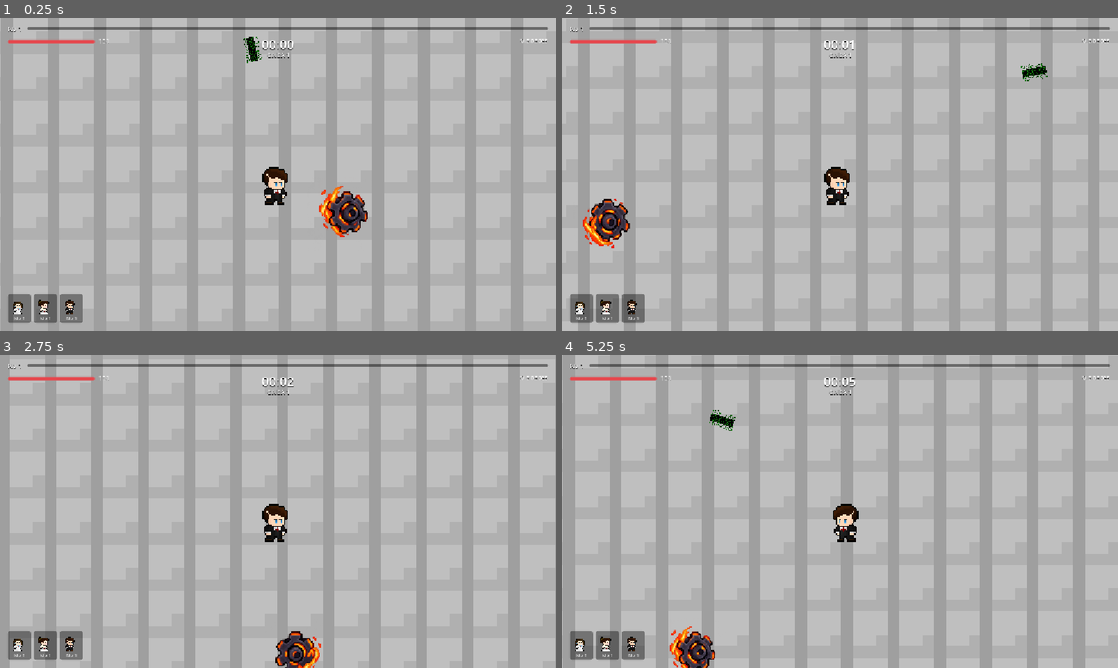
Above: before the commit, frames 1-4 (two rows, left to right).
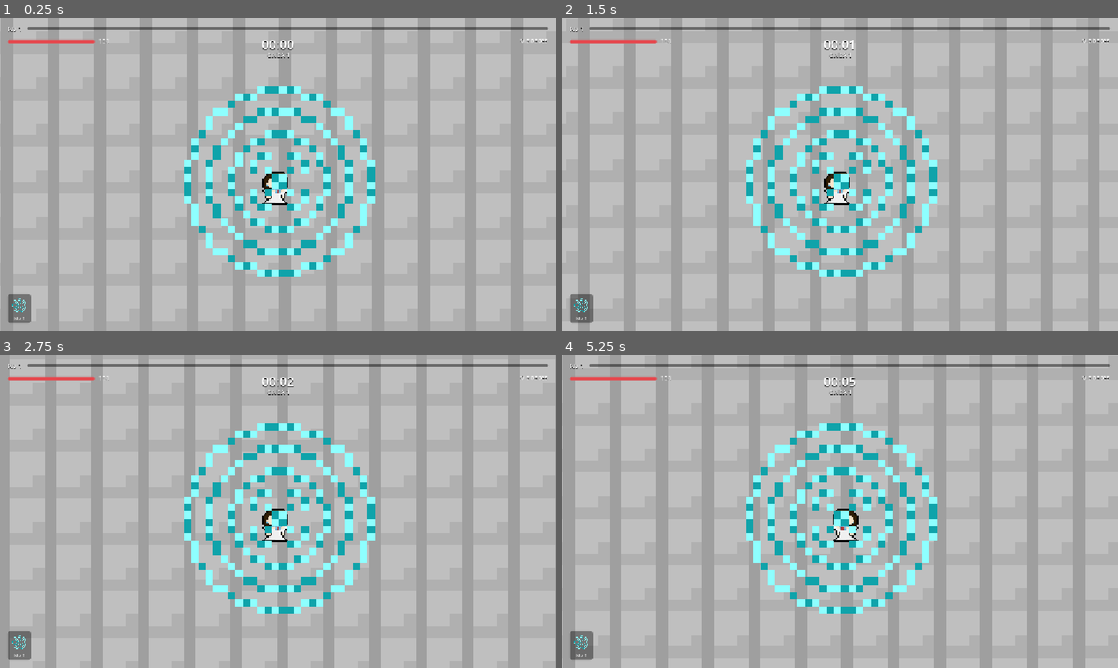
Above: after the commit, the same moments.

Repository: leolilaia/GuerraTecnologica
Game: Godot game, scene res://scenes/main/main_arena.tscn
Two runs of this game, one before a commit and one after it. Both use one fixed random seed, a clock stepped at 60 frames per second and the inputs below.
Inputs (mouse positions are in pixels of both pictures, inside the frame that each line leads up to):
- Up to frame 1 (0.25 s): no input
- Up to frame 2 (1.5 s): move the mouse to (962, 158) at 0.52 s; hold D (move_right) 0.53-1.28 s; click (962, 158) at 0.67 s; move the mouse to (728, 190) at 1.27 s; hold S (move_down) from 1.28 s (still down)
- Up to frame 3 (2.75 s): move the mouse to (333, 442) at 2.02 s; release S (move_down) at 2.03 s; hold D (move_right) from 2.03 s (still down)
- Up to frame 4 (5.25 s): move the mouse to (812, 574) at 2.77 s; release D (move_right) at 2.78 s; hold W (move_up) 2.78-3.53 s; click (812, 574) at 2.92 s; move the mouse to (1006, 558) at 3.52 s; hold A (move_left) 3.53-5.03 s; move the mouse to (673, 464) at 4.27 s; move the mouse to (867, 511) at 5.02 s; hold S (move_down) from 5.03 s (still down); click (867, 511) at 5.17 s

The runs differ from the first frame. In frame 1, 7.6% of the frame differs, in the area x 2-68%, y 6-98%; in frame 2, 7.8%, in the area x 2-88%, y 14-98%; in frame 3, 7.5%; in frame 4, 7.7%.

Commit message:
Adiciona personagens com arma base e PlayerSpawner
Cada personagem (Alan Turing, Ada Lovelace, Hedy Lamarr) vira um CharacterData
com sprite e arma inicial. A arena cria o player pelo PlayerSpawner, que recebe
o personagem. Remove as armas fixas do player e move os ícones para as cenas
de cada arma. Inclui a reorganização dos sprites de ataque em Weapons/.

Diff:
--- /dev/null
+++ b/resources/characters/ada_lovelace.tres
@@ -0,0 +1,11 @@
+[gd_resource type="Resource" script_class="CharacterData" format=3]
+
+[ext_resource type="Script" path="res://scripts/characters/character_data.gd" id="1_data"]
+[ext_resource type="Texture2D" uid="uid://dg8mq7nkp8wb1" path="res://assets/sprites/Personagens/AdaLovelace.png" id="2_sprite"]
+[ext_resource type="PackedScene" uid="uid://7726mhl32810" path="res://scenes/weapons/characters/ada_weapon.tscn" id="3_weapon"]
+
+[resource]
+script = ExtResource("1_data")
+display_name = "Ada Lovelace"
+sprite = ExtResource("2_sprite")
+starting_weapon = ExtResource("3_weapon")
--- /dev/null
+++ b/resources/characters/alan_turing.tres
@@ -0,0 +1,11 @@
+[gd_resource type="Resource" script_class="CharacterData" format=3 uid="uid://dqtf5u7tgqllq"]
+
+[ext_resource type="Script" uid="uid://ccndipcruga7d" path="res://scripts/characters/character_data.gd" id="1_data"]
+[ext_resource type="Texture2D" uid="uid://hmakf0u1pfns" path="res://assets/sprites/Personagens/AlanTuring.png" id="2_sprite"]
+[ext_resource type="PackedScene" uid="uid://dcn35offa7fyd" path="res://scenes/weapons/characters/turing_weapon.tscn" id="3_weapon"]
+
+[resource]
+script = ExtResource("1_data")
+display_name = "Alan Turing"
+sprite = ExtResource("2_sprite")
+starting_weapon = ExtResource("3_weapon")
--- /dev/null
+++ b/resources/characters/hedy_lamarr.tres
@@ -0,0 +1,11 @@
+[gd_resource type="Resource" script_class="CharacterData" format=3]
+
+[ext_resource type="Script" path="res://scripts/characters/character_data.gd" id="1_data"]
+[ext_resource type="Texture2D" uid="uid://oj7jvxwhuijh" path="res://assets/sprites/Personagens/HedyLamarr.png" id="2_sprite"]
+[ext_resource type="PackedScene" uid="uid://ch6guehjk5w22" path="res://scenes/weapons/characters/hedy_weapon.tscn" id="3_weapon"]
+
+[resource]
+script = ExtResource("1_data")
+display_name = "Hedy Lamarr"
+sprite = ExtResource("2_sprite")
+starting_weapon = ExtResource("3_weapon")
--- a/scenes/main/main_arena.tscn
+++ b/scenes/main/main_arena.tscn
@@ -3,16 +3,21 @@
 [ext_resource type="PackedScene" uid="uid://bsqp07cqq1mr8" path="res://scenes/world/world_generator.tscn" id="1_ktrib"]
 [ext_resource type="PackedScene" uid="uid://dmcme03bjx7n6" path="res://scenes/player/player.tscn" id="2_igey7"]
 [ext_resource type="PackedScene" uid="uid://1640r0stkje4" path="res://scenes/enemies/enemy_base.tscn" id="3_igey7"]
+[ext_resource type="Resource" path="res://resources/characters/hedy_lamarr.tres" id="4_vy0at"]
 [ext_resource type="PackedScene" path="res://scenes/ui/hud.tscn" id="4_y7d6u"]
 [ext_resource type="Script" uid="uid://dxqgh5bs0d7e8" path="res://scripts/enemies/enemy_spawner.gd" id="5_ai6ef"]
+[ext_resource type="Script" uid="uid://bacbdgilgvb2y" path="res://scripts/player/player_spawner.gd" id="6_spawner"]
 
 [node name="MainArena" type="Node2D" unique_id=2030471012]
 
 [node name="WorldGenerator" parent="." unique_id=764464101 instance=ExtResource("1_ktrib")]
 
-[node name="Player" parent="." unique_id=1957060281 instance=ExtResource("2_igey7")]
+[node name="PlayerSpawner" type="Node2D" parent="." unique_id=1048639801]
+script = ExtResource("6_spawner")
+player_scene = ExtResource("2_igey7")
+character = ExtResource("4_vy0at")
 
-[node name="HUD" parent="." node_paths=PackedStringArray("spawner") instance=ExtResource("4_y7d6u")]
+[node name="HUD" parent="." unique_id=1340031289 node_paths=PackedStringArray("spawner") instance=ExtResource("4_y7d6u")]
 spawner = NodePath("../EnemySpawner")
 
 [node name="EnemySpawner" type="Node2D" parent="." unique_id=1885426375]
--- a/scenes/player/player.tscn
+++ b/scenes/player/player.tscn
@@ -2,9 +2,6 @@
 
 [ext_resource type="Script" uid="uid://b148xflm6jwmu" path="res://scripts/player/player.gd" id="1_qm0ti"]
 [ext_resource type="Texture2D" uid="uid://hmakf0u1pfns" path="res://assets/sprites/Personagens/AlanTuring.png" id="2_fhbv5"]
-[ext_resource type="PackedScene" uid="uid://7726mhl32810" path="res://scenes/weapons/characters/ada_weapon.tscn" id="3_gmlin"]
-[ext_resource type="PackedScene" uid="uid://ch6guehjk5w22" path="res://scenes/weapons/characters/hedy_weapon.tscn" id="3_p47bc"]
-[ext_resource type="PackedScene" uid="uid://dcn35offa7fyd" path="res://scenes/weapons/characters/turing_weapon.tscn" id="4_75vfm"]
 
 [sub_resource type="CapsuleShape2D" id="CapsuleShape2D_tmq5d"]
 radius = 7.0
@@ -25,9 +22,3 @@
 zoom = Vector2(3, 3)
 
 [node name="Weapons" type="Node2D" parent="." unique_id=1650768908]
-
-[node name="HedyWeapon" parent="Weapons" unique_id=1308651868 instance=ExtResource("3_p47bc")]
-
-[node name="AdaWeapon" parent="Weapons" unique_id=1150768907 instance=ExtResource("3_gmlin")]
-
-[node name="TuringWeapon" parent="Weapons" unique_id=1214969652 instance=ExtResource("4_75vfm")]
--- a/scenes/weapons/characters/ada_weapon.tscn
+++ b/scenes/weapons/characters/ada_weapon.tscn
@@ -2,11 +2,11 @@
 
 [ext_resource type="Script" uid="uid://bp7ynevskppff" path="res://scripts/weapons/characters/ada_weapon.gd" id="1_weapon"]
 [ext_resource type="PackedScene" uid="uid://rjkkfg2fmscd" path="res://scenes/weapons/projectiles/projectile.tscn" id="2_projectile"]
-[ext_resource type="Texture2D" uid="uid://dg8mq7nkp8wb1" path="res://assets/sprites/Personagens/AdaLovelace.png" id="9_icon"]
+[ext_resource type="Texture2D" uid="uid://i0y0h1qad4h7" path="res://assets/sprites/Weapons/Feixes.png" id="3_r8b1h"]
 
 [node name="AdaWeapon" type="Node2D" unique_id=749481566]
 script = ExtResource("1_weapon")
+projectile_scene = ExtResource("2_projectile")
 display_name = "Código"
-icon = ExtResource("9_icon")
+icon = ExtResource("3_r8b1h")
 damage_per_level = 5.0
-projectile_scene = ExtResource("2_projectile")
--- a/scenes/weapons/characters/hedy_weapon.tscn
+++ b/scenes/weapons/characters/hedy_weapon.tscn
@@ -1,10 +1,10 @@
 [gd_scene format=3 uid="uid://ch6guehjk5w22"]
 
 [ext_resource type="Script" uid="uid://c5mp7q210powq" path="res://scripts/weapons/characters/hedy_weapon.gd" id="1_hm2p8"]
-[ext_resource type="Texture2D" uid="uid://oj7jvxwhuijh" path="res://assets/sprites/Personagens/HedyLamarr.png" id="9_icon"]
+[ext_resource type="Texture2D" uid="uid://chdl5w47hiqib" path="res://assets/sprites/Weapons/Wifi.png" id="9_icon"]
 
 [sub_resource type="CircleShape2D" id="CircleShape2D_tmq5d"]
-radius = 46.043457
+radius = 72.00694
 
 [node name="HedyWeapon" type="Node2D" unique_id=1308651868]
 script = ExtResource("1_hm2p8")
@@ -19,6 +19,8 @@
 collision_mask = 2
 
 [node name="Sprite2D" type="Sprite2D" parent="Area" unique_id=1531798523]
+scale = Vector2(5.0625, 5.0625)
+texture = ExtResource("9_icon")
 
 [node name="CollisionShape2D" type="CollisionShape2D" parent="Area" unique_id=219137500]
 shape = SubResource("CircleShape2D_tmq5d")
--- a/scenes/weapons/characters/turing_weapon.tscn
+++ b/scenes/weapons/characters/turing_weapon.tscn
@@ -2,7 +2,7 @@
 
 [ext_resource type="Script" uid="uid://d3sb1swin5t36" path="res://scripts/weapons/characters/turing_weapon.gd" id="1_lsxph"]
 [ext_resource type="PackedScene" uid="uid://c0purdd87gl31" path="res://scenes/weapons/projectiles/gear.tscn" id="2_gear"]
-[ext_resource type="Texture2D" uid="uid://hmakf0u1pfns" path="res://assets/sprites/Personagens/AlanTuring.png" id="9_icon"]
+[ext_resource type="Texture2D" uid="uid://dndajmuy6yevx" path="res://assets/icons/weapons/gear.png" id="9_icon"]
 
 [node name="TuringWeapon" type="Node2D" unique_id=1214969652]
 script = ExtResource("1_lsxph")
--- a/scenes/weapons/projectiles/gear.tscn
+++ b/scenes/weapons/projectiles/gear.tscn
@@ -1,7 +1,7 @@
 [gd_scene format=3 uid="uid://c0purdd87gl31"]
 
 [ext_resource type="Script" uid="uid://bivuikjm8qg5q" path="res://scripts/weapons/projectiles/gear.gd" id="1_xvyr2"]
-[ext_resource type="Texture2D" uid="uid://bhclksrnqaj20" path="res://assets/sprites/Ataques/GearAlanTuring.png" id="2_tvvdl"]
+[ext_resource type="Texture2D" uid="uid://bhclksrnqaj20" path="res://assets/sprites/Weapons/Gear.png" id="2_tvvdl"]
 
 [sub_resource type="AtlasTexture" id="AtlasTexture_tvvdl"]
 atlas = ExtResource("2_tvvdl")
--- a/scenes/weapons/projectiles/projectile.tscn
+++ b/scenes/weapons/projectiles/projectile.tscn
@@ -1,7 +1,7 @@
 [gd_scene format=3 uid="uid://rjkkfg2fmscd"]
 
 [ext_resource type="Script" uid="uid://3qahkltdxn3r" path="res://scripts/weapons/projectiles/projectile.gd" id="1_e8efe"]
-[ext_resource type="Texture2D" uid="uid://i0y0h1qad4h7" path="res://assets/sprites/Ataques/AtaqueAdaLovelace.png" id="2_qp4n5"]
+[ext_resource type="Texture2D" uid="uid://i0y0h1qad4h7" path="res://assets/sprites/Weapons/Feixes.png" id="2_qp4n5"]
 
 [sub_resource type="RectangleShape2D" id="RectangleShape2D_tmq5d"]
 size = Vector2(17, 11)
--- /dev/null
+++ b/scripts/characters/character_data.gd
@@ -0,0 +1,9 @@
+class_name CharacterData
+extends Resource
+
+## Define um personagem jogável. A arma base é só a inicial: qualquer
+## personagem pode adquirir as armas dos outros depois.
+
+@export var display_name: String = ""
+@export var sprite: Texture2D
+@export var starting_weapon: PackedScene
--- a/scripts/player/player.gd
+++ b/scripts/player/player.gd
@@ -1,3 +1,4 @@
+class_name Player
 extends CharacterBody2D
 
 signal health_changed(hp: float, max_hp: float)
@@ -6,7 +7,7 @@
 
 @export var speed: float = 200.0
 @export var max_hp: float = 100.0
-@export var starting_weapon: PackedScene
+@export var character: CharacterData
 
 var hp: float
 var invulnerable: bool = false
@@ -14,8 +15,8 @@
 func _ready() -> void:
 	add_to_group("player")
 	hp = max_hp
-	if starting_weapon:
-		add_weapon(starting_weapon)
+	if character:
+		_apply_character(character)
 
 func _physics_process(_delta: float) -> void:
 	var direction := Input.get_vector("move_left", "move_right", "move_up", "move_down")
@@ -24,6 +25,12 @@
 
 	if direction.x != 0:
 		$Sprite2D.flip_h = direction.x < 0
+
+func _apply_character(data: CharacterData) -> void:
+	if data.sprite:
+		$Sprite2D.texture = data.sprite
+	if data.starting_weapon:
+		add_weapon(data.starting_weapon)
 
 func add_weapon(scene: PackedScene) -> Weapon:
 	var weapon := scene.instantiate() as Weapon
--- /dev/null
+++ b/scripts/player/player_spawner.gd
@@ -0,0 +1,22 @@
+class_name PlayerSpawner
+extends Node2D
+
+## Cria o player na posição deste nó com o personagem escolhido.
+## O futuro seletor de personagens só precisa definir `character` (ou chamar
+## spawn()) antes de a arena entrar na árvore.
+
+signal player_spawned(player: Player)
+
+@export var player_scene: PackedScene
+@export var character: CharacterData
+
+func _ready() -> void:
+	if character:
+		spawn(character)
+
+func spawn(data: CharacterData) -> Player:
+	var player := player_scene.instantiate() as Player
+	player.character = data
+	add_child(player)
+	player_spawned.emit(player)
+	return player
Binary file added: assets/icons/weapons/gear.png
Not shown, changed: assets/icons/weapons/gear.png.import
Renamed: assets/sprites/Ataques/AtaqueAdaLovelace.png -> assets/sprites/Weapons/Feixes.png
Not shown, changed: assets/sprites/Weapons/Feixes.png.import
Renamed: assets/sprites/Ataques/GearAlanTuring.png -> assets/sprites/Weapons/Gear.png
Not shown, changed: assets/sprites/Weapons/Gear.png.import
Renamed: assets/sprites/Ataques/RaioBobinaDeTesla.png -> assets/sprites/Weapons/RaioBobinaDeTesla.png
Not shown, changed: assets/sprites/Weapons/RaioBobinaDeTesla.png.import
Renamed: assets/sprites/Ataques/RaioParaRaio.png -> assets/sprites/Weapons/RaioParaRaio.png
Not shown, added: assets/sprites/Weapons/RaioParaRaio.png.import
Renamed: assets/sprites/Ataques/ArmaAdaLovelace.png -> assets/sprites/Weapons/Wifi.png
Not shown, changed: assets/sprites/Weapons/Wifi.png.import
(and 2 more such lines)
